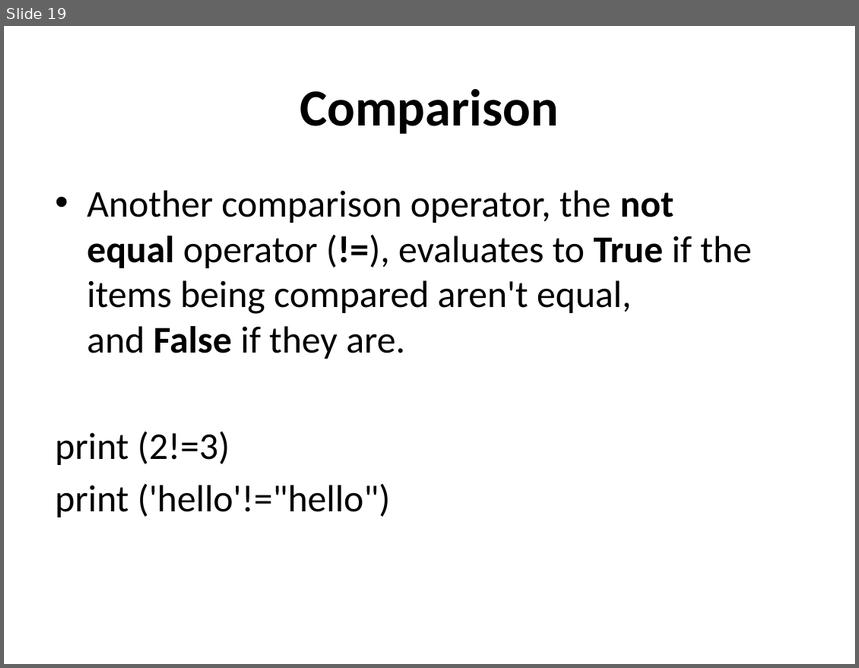
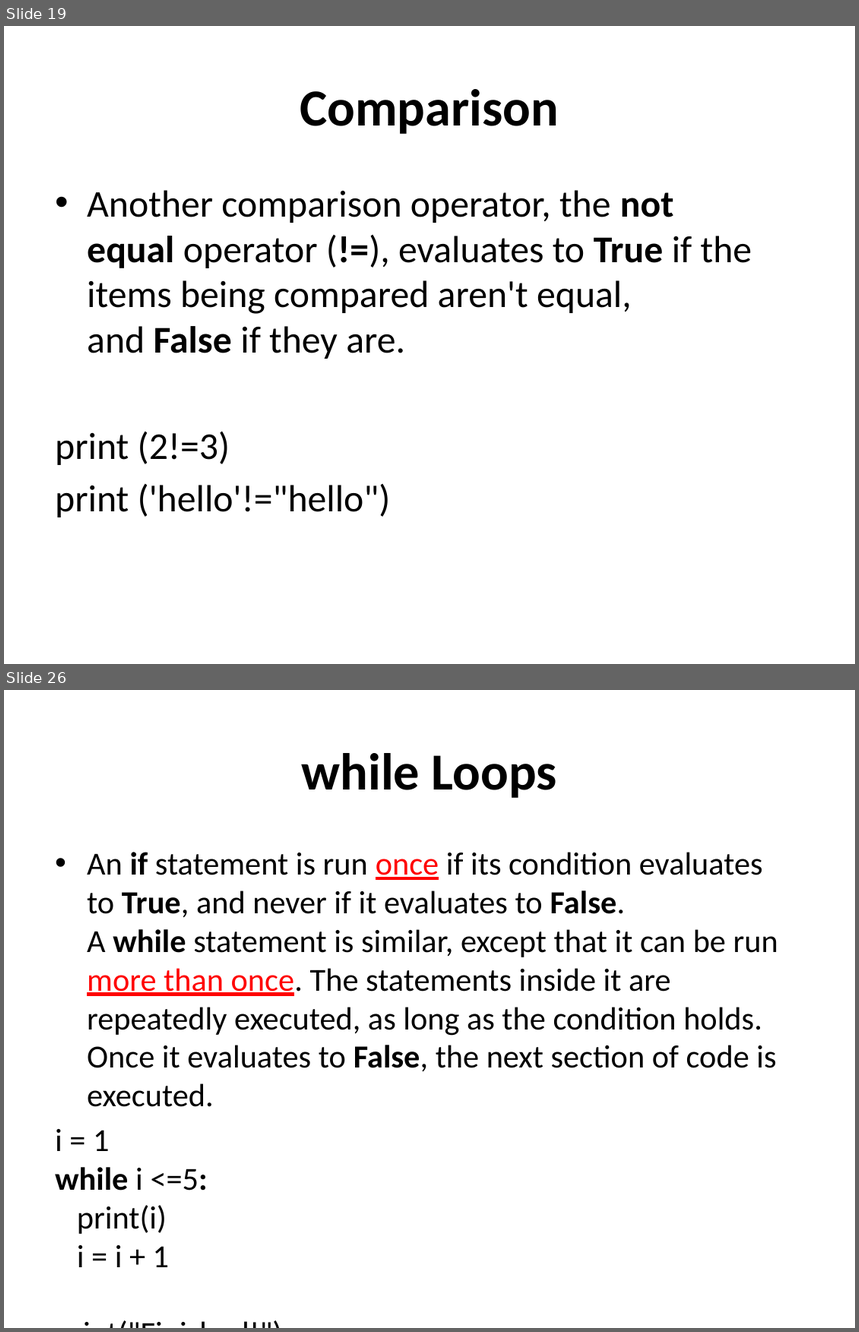
Before and after one commit to sip11/python, a slide deck: What is Python.pptx. Shown one above the other, each under a label of ours: slide 19 before the commit, slides 19 and 26 after it; the slides between them are not shown. The pictures are 859x668 and 859x1332 pixels, drawn with LibreOffice and Linux fonts; fonts in the diff are those of the drawing. Boxes give left, top, right and bottom in pixels: in the first picture for what was removed or moved away, otherwise in the second. Text is boxed around its words. In the diff, an @@ line names an element or a change of style, - is before the commit and + after.

```diff
--- a/What is Python.pptx
+++ b/What is Python.pptx
@@ slide 26 added at (4, 690, 855, 1328), background #FFFFFF @@
@@ title added at (302, 753, 557, 798), 44 pt, text #000000, bold @@
+while Loops
@@ text added at (55, 852, 778, 1268), 27.2 pt, text #000000 @@
+• An if statement is run once if its condition evaluates to True, and never if it evaluates to False.
+  A while statement is similar, except that it can be run more than once. The statements inside it are repeatedly executed, as long as the condition holds. Once it evaluates to False, the next section of code is executed.
+i = 1
+while i <=5:
+print(i)
+i = i + 1
+print("Finished!")
```
Also in this commit, not shown: 1 slide changed, 8 other slides added, 1 slide removed.
